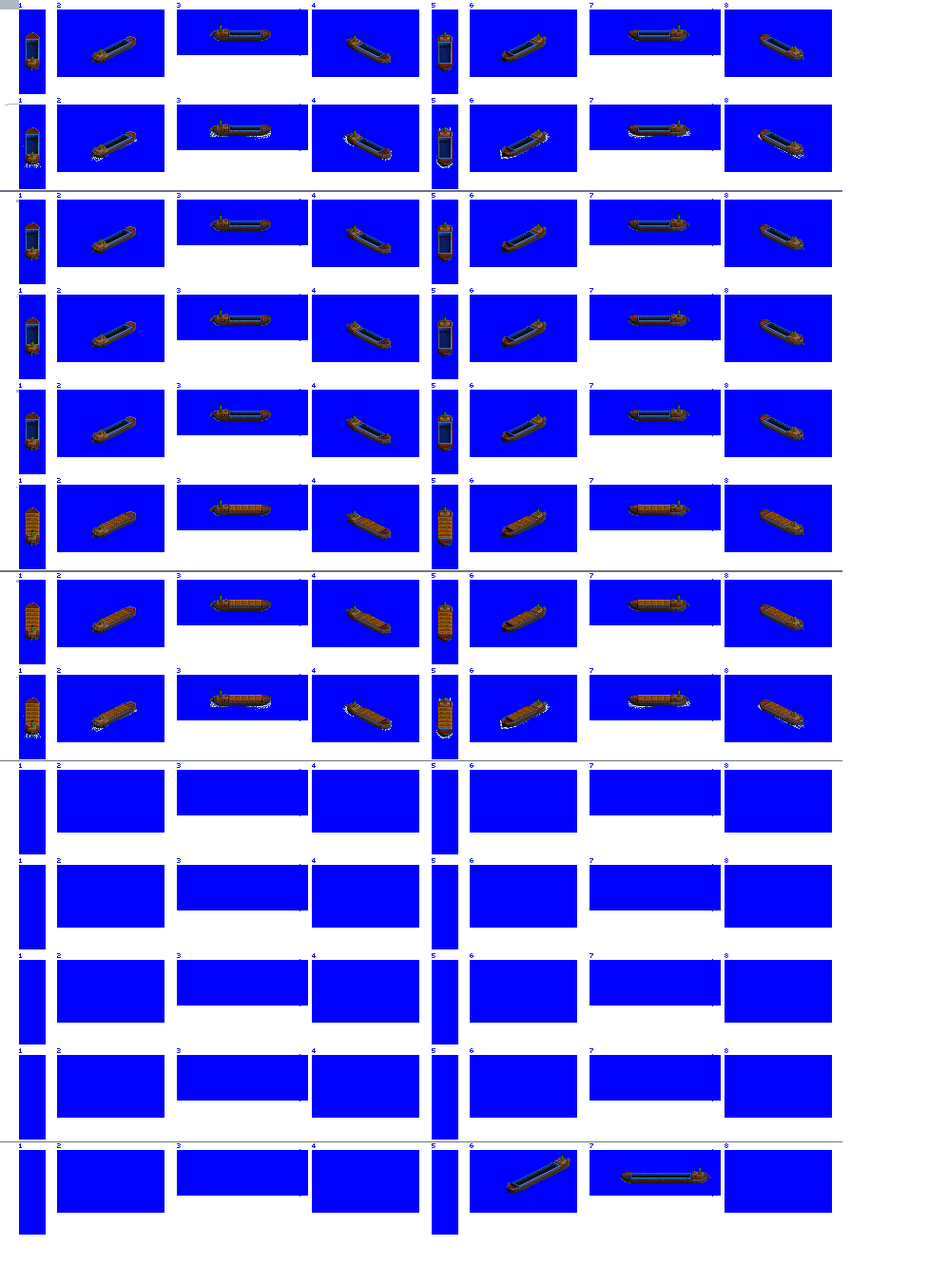
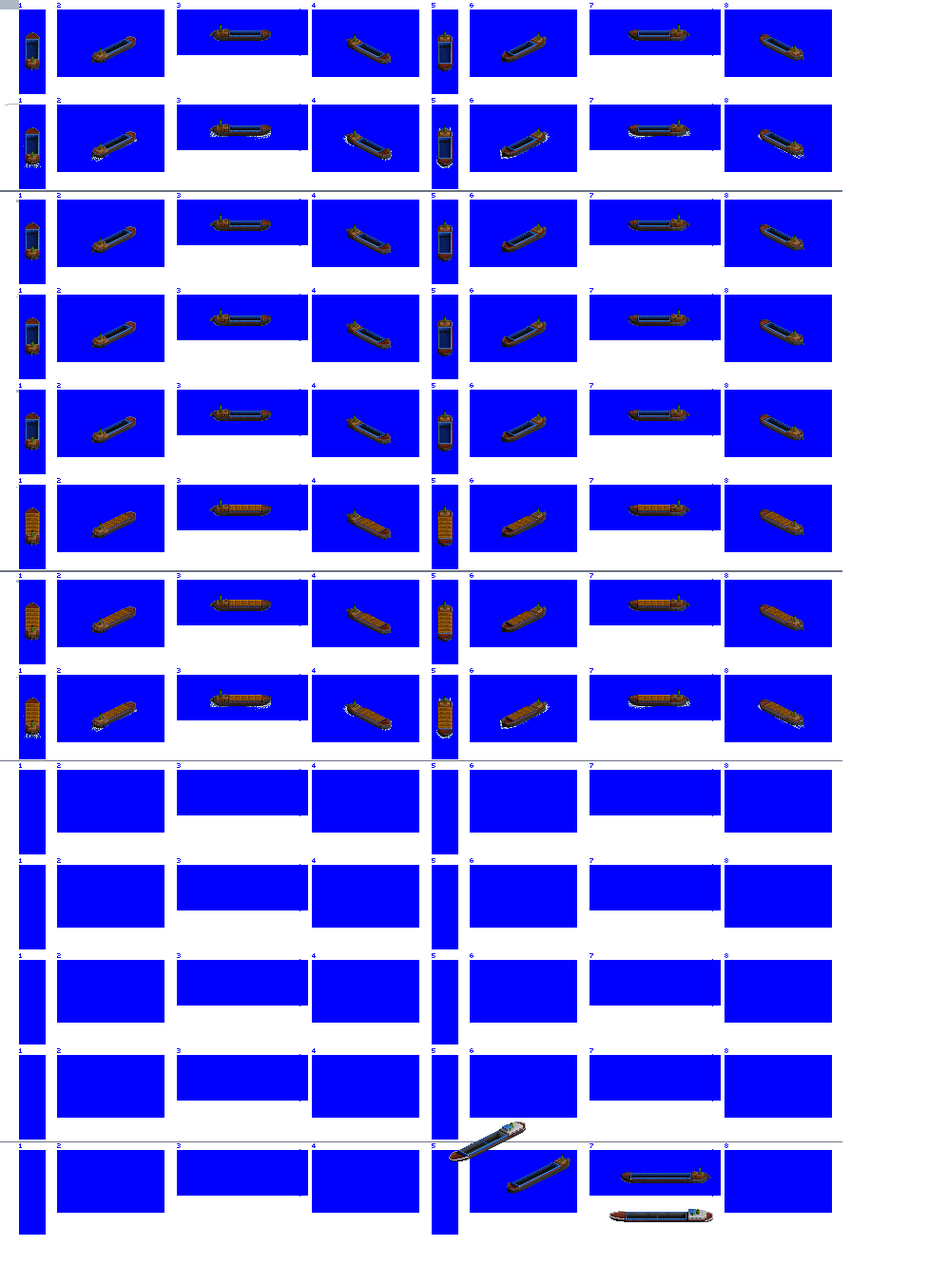
Layer changes from the first w=947, h=1284 image to the second:
painted on "constance" over [467, 1153, 664, 1220]
painted on "prop / bow wash" over [448, 1121, 713, 1223]
